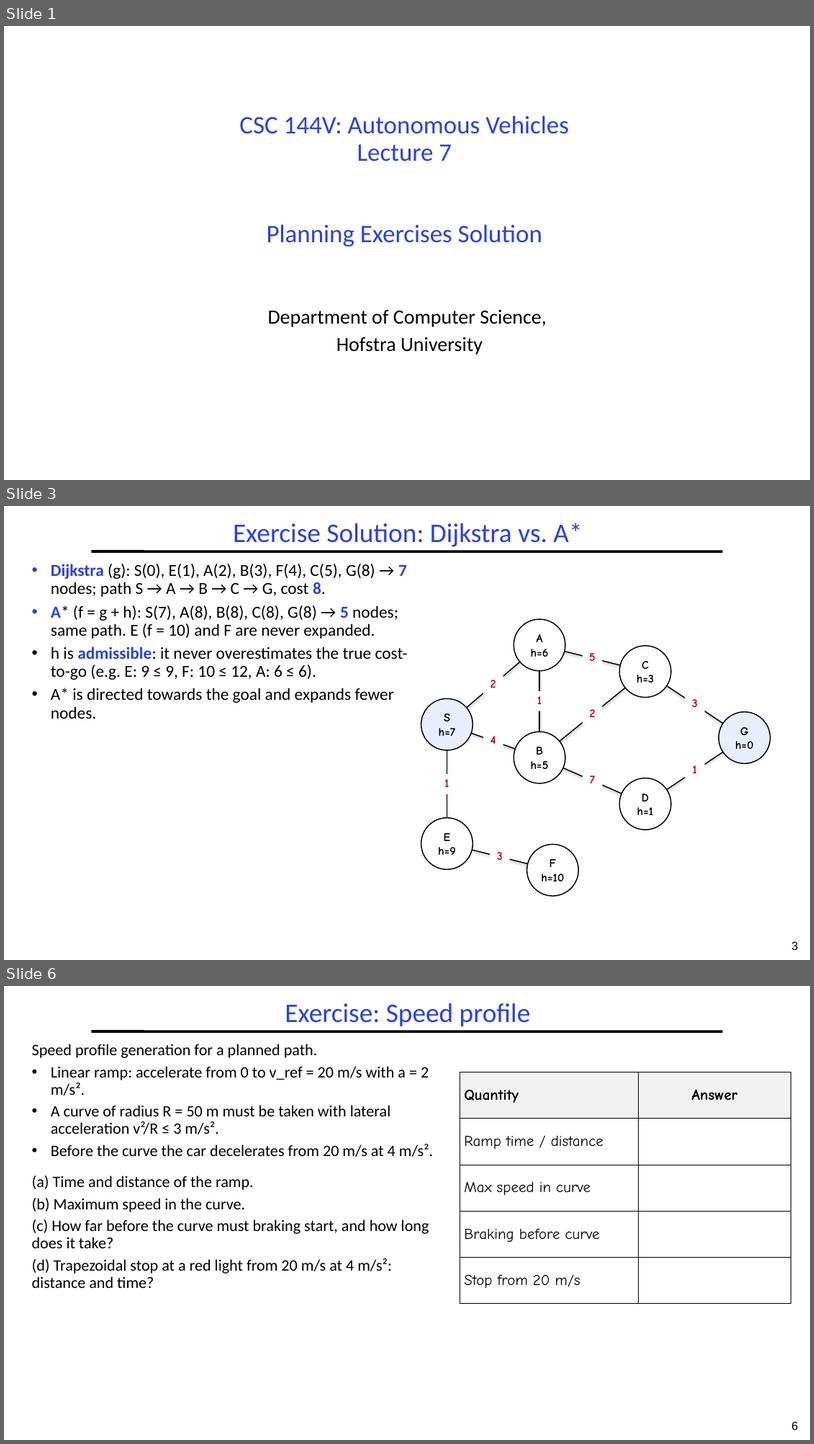
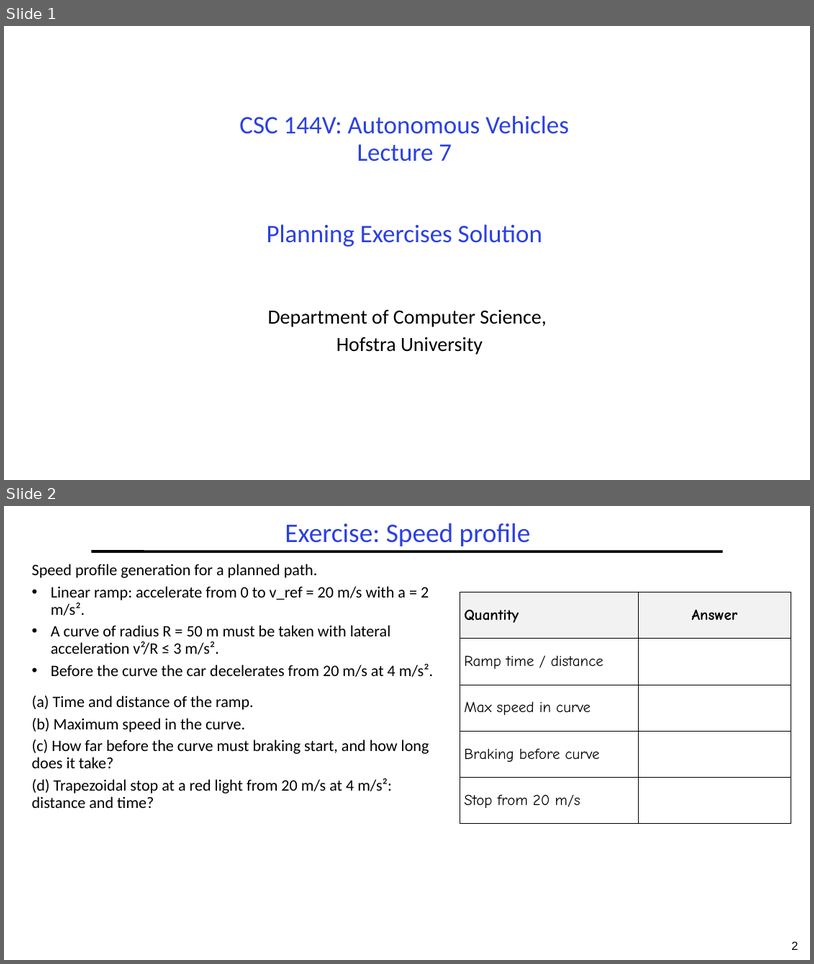
Before and after one commit to guhofstra/CSC144V, a slide deck: Exercises/L7-Exercises ANS.pptx. Shown one above the other, each under a label of ours: slides 1, 3 and 6 before the commit, slides 1 and 2 after it; the slides between them are not shown. The pictures are 814x1444 and 814x964 pixels, drawn with LibreOffice and Linux fonts; fonts in the diff are those of the drawing. Boxes give left, top, right and bottom in pixels: in the first picture for what was removed or moved away, otherwise in the second. Text is boxed around its words. In the diff, an @@ line names an element or a change of style, - is before the commit and + after.

```diff
--- a/Exercises/L7-Exercises ANS.pptx
+++ b/Exercises/L7-Exercises ANS.pptx
@@ slide 3 removed at [4, 506, 810, 960], background #FFFFFF; not listed: 2 template elements that a slide beside it also shows @@
@@ title removed at [233, 523, 582, 547] @@
-Exercise Solution: Dijkstra vs. A*
@@ text removed at [51, 564, 408, 718] @@
-• Dijkstra (g): S(0), E(1), A(2), B(3), F(4), C(5), G(8) → 7 nodes; path S → A → B → C → G, cost 8.
-• A* (f = g + h): S(7), A(8), B(8), C(8), G(8) → 5 nodes; same path. E (f = 10) and F are never expanded.
-• h is admissible: it never overestimates the true cost-to-go (e.g. E: 9 ≤ 9, F: 10 ≤ 12, A: 6 ≤ 6).
-• A* is directed towards the goal and expands fewer nodes.
@@ ellipse removed at [514, 619, 566, 671] @@
-A
-h=6
@@ line removed from (448, 724) to (540, 645) @@
@@ line removed from (540, 645) to (540, 758) @@
@@ line removed from (540, 645) to (646, 671) @@
@@ text removed at [589, 653, 596, 661] @@
-5
@@ ellipse removed at [620, 646, 671, 698] @@
-C
-h=3
@@ line removed from (540, 758) to (646, 671) @@
@@ line removed from (646, 671) to (745, 738) @@
@@ ellipse removed at [422, 698, 473, 750] @@
-S
-h=7
@@ text removed at [491, 680, 496, 687] @@
-2
@@ text removed at [538, 696, 542, 704] @@
-1
@@ text removed at [692, 699, 698, 707] @@
-3
@@ text removed at [590, 709, 596, 717] @@
-2
@@ ellipse removed at [719, 712, 771, 763] @@
-G
-h=0
@@ line removed from (448, 724) to (540, 758) @@
@@ line removed from (448, 724) to (448, 844) @@
@@ text removed at [491, 736, 496, 744] @@
-4
@@ ellipse removed at [514, 731, 566, 783] @@
-B
-h=5
@@ line removed from (646, 803) to (745, 738) @@
@@ line removed from (540, 758) to (646, 803) @@
@@ text removed at [445, 779, 449, 787] @@
-1
@@ text removed at [590, 775, 595, 783] @@
-7
@@ ellipse removed at [620, 777, 671, 829] @@
-D
-h=1
@@ text removed at [693, 765, 697, 773] @@
-1
@@ ellipse removed at [422, 818, 473, 869] @@
-E
-h=9
@@ line removed from (448, 844) to (553, 870) @@
@@ ellipse removed at [527, 844, 579, 896] @@
-F
-h=10
@@ text removed at [497, 852, 503, 860] @@
-3
@@ what was slide 6 is now slide 2 @@
@@ page number at [792, 941, 798, 950]: text changed @@
-6
+2
```
Also in this commit, not shown: 5 other slides removed, 19 other files.
